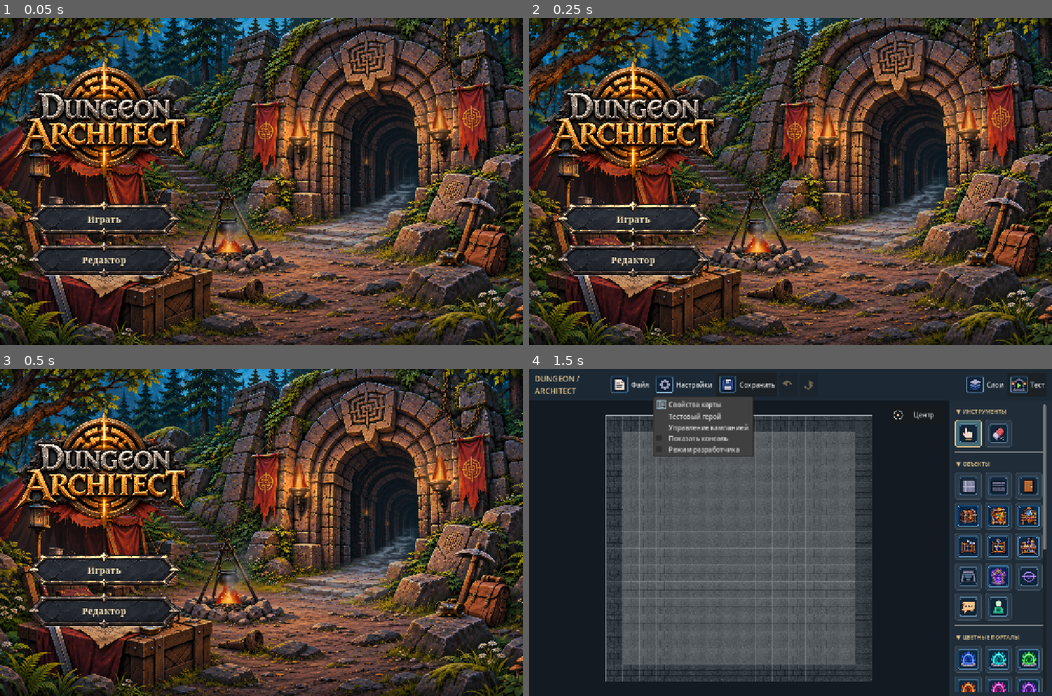
Above: before the commit, frames 1-4 (two rows, left to right).
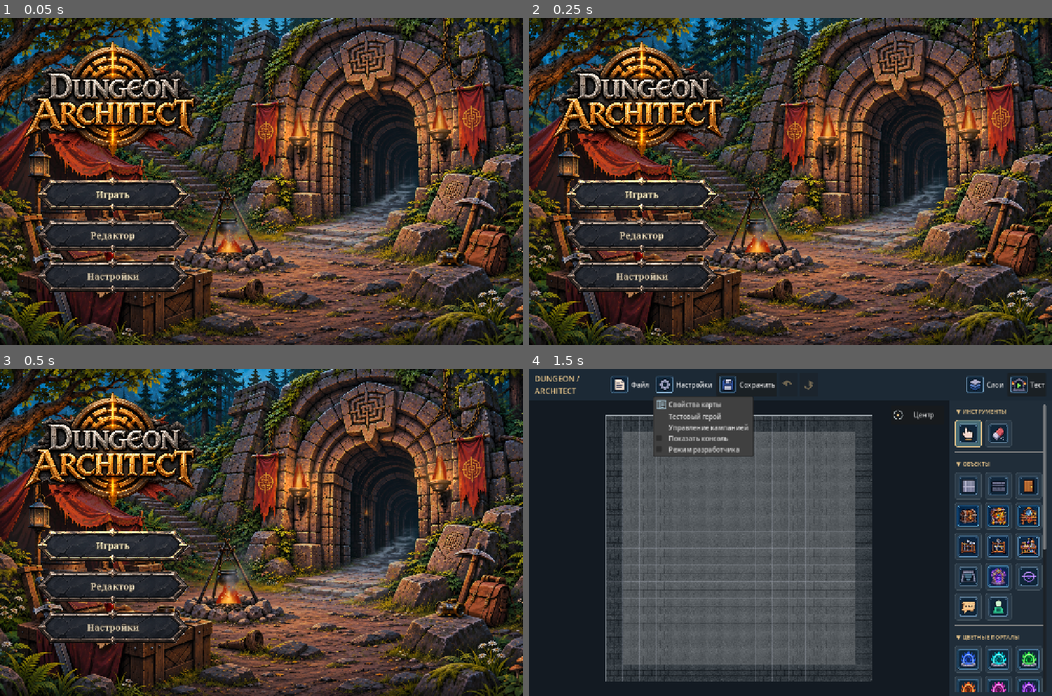
Above: after the commit, the same moments.

Repository: Warpreaktor/Dungeon-Architect
Game: Godot game, scene res://scenes/app.tscn
The game is run twice, just before and just after one commit, with the same random seed, the same clock (stepped at 60 frames per second) and the same inputs.
Inputs:
- Up to frame 1 (0.05 s): no input
- Up to frame 2 (0.25 s): no input
- Up to frame 3 (0.5 s): no input
- Up to frame 4 (1.5 s): click "Редактор" at 0.5 s; click "Настройки" at 1.25 s

The runs differ from the first frame. In frame 1, 15% of the frame differs, in the area x 2-39%, y 7-85%; in frame 2, 16%; in frame 3, 16%; in frame 4, nothing differs.

Commit message:
Добавить музыкальное сопровождение и настройки звука

Diff:
--- /dev/null
+++ b/default_bus_layout.tres
@@ -0,0 +1,33 @@
+[gd_resource type="AudioBusLayout" format=3]
+
+[resource]
+bus/0/name = &"Master"
+bus/0/solo = false
+bus/0/mute = false
+bus/0/bypass_fx = false
+bus/0/volume_db = 0.0
+bus/0/send = &""
+bus/1/name = &"Music"
+bus/1/solo = false
+bus/1/mute = false
+bus/1/bypass_fx = false
+bus/1/volume_db = -3.74173
+bus/1/send = &"Master"
+bus/2/name = &"Ambience"
+bus/2/solo = false
+bus/2/mute = false
+bus/2/bypass_fx = false
+bus/2/volume_db = -1.9382
+bus/2/send = &"Master"
+bus/3/name = &"SFX"
+bus/3/solo = false
+bus/3/mute = false
+bus/3/bypass_fx = false
+bus/3/volume_db = -0.91515
+bus/3/send = &"Master"
+bus/4/name = &"UI"
+bus/4/solo = false
+bus/4/mute = false
+bus/4/bypass_fx = false
+bus/4/volume_db = -3.09804
+bus/4/send = &"Master"
--- a/project.godot
+++ b/project.godot
@@ -14,6 +14,14 @@
 config/description="Редактор клеточных подземелий"
 run/main_scene="res://scenes/app.tscn"
 config/features=PackedStringArray("4.7")
+
+[autoload]
+
+AudioManager="*res://scripts/audio/audio_manager.gd"
+
+[audio]
+
+buses/gui_theme_bus="UI"
 
 [display]
 
--- a/scenes/main_menu.tscn
+++ b/scenes/main_menu.tscn
@@ -190,6 +190,16 @@
 theme_override_font_sizes/font_size = 22
 text = "Редактор"
 
+[node name="AudioSettingsButton" type="Button" parent="SafeArea/Center/Card/Padding/Content/HomeActions"]
+unique_name_in_owner = true
+custom_minimum_size = Vector2(240, 56)
+layout_mode = 2
+focus_mode = 2
+script = ExtResource("9_stone_button")
+theme_override_fonts/font = SubResource("SystemFont_campaign_names")
+theme_override_font_sizes/font_size = 22
+text = "Настройки"
+
 [node name="PlayActions" type="VBoxContainer" parent="SafeArea/Center/Card/Padding/Content"]
 unique_name_in_owner = true
 visible = false
--- a/scripts/app.gd
+++ b/scripts/app.gd
@@ -21,6 +21,9 @@
 
 
 func _open_menu() -> void:
+	var audio: GameAudioManager = GameAudioManager.instance(get_tree())
+	if audio != null:
+		audio.play_music(GameAudioManager.MENU_MUSIC)
 	var screen := MENU_SCENE.instantiate() as MainMenu
 	screen.editor_requested.connect(_open_editor)
 	screen.game_requested.connect(_open_game)
@@ -29,12 +32,18 @@
 
 
 func _open_editor() -> void:
+	var audio: GameAudioManager = GameAudioManager.instance(get_tree())
+	if audio != null:
+		audio.stop_music()
 	var editor := EDITOR_SCENE.instantiate() as Control
 	editor.connect("menu_requested", _open_menu)
 	_show_screen(editor)
 
 
 func _open_game(data: DungeonMap, hero_ids: Array[String], campaign: CampaignDefinition) -> void:
+	var audio: GameAudioManager = GameAudioManager.instance(get_tree())
+	if audio != null:
+		audio.play_music(GameAudioManager.EXPLORATION_MUSIC)
 	var game := EDITOR_SCENE.instantiate() as Control
 	game.call("configure_for_game", data, hero_ids, campaign)
 	game.connect("menu_requested", _open_menu)
@@ -42,6 +51,9 @@
 
 
 func _open_resumed_game(session: GameSession) -> void:
+	var audio: GameAudioManager = GameAudioManager.instance(get_tree())
+	if audio != null:
+		audio.play_music(GameAudioManager.EXPLORATION_MUSIC)
 	var game := EDITOR_SCENE.instantiate() as Control
 	game.call("configure_for_resume", session)
 	game.connect("menu_requested", _open_menu)
--- /dev/null
+++ b/scripts/audio/audio_manager.gd
@@ -0,0 +1,163 @@
+class_name GameAudioManager
+extends Node
+
+signal volume_changed(channel: StringName, value: float)
+
+const CHANNELS: Array[StringName] = [&"Master", &"Music", &"Ambience", &"SFX", &"UI"]
+const MENU_MUSIC := "res://assets/audio/music/main_menu.mp3"
+const EXPLORATION_MUSIC := "res://assets/audio/music/exploration.ogg"
+const SETTINGS_PATH := "user://audio_settings.cfg"
+const FADE_SECONDS := 0.8
+const SILENT_DB := -80.0
+
+var _players: Array[AudioStreamPlayer] = []
+var _paths: Array[String] = ["", ""]
+var _target_path := ""
+var _fade: Tween
+var _settings := ConfigFile.new()
+
+
+static func instance(tree: SceneTree) -> GameAudioManager:
+	return tree.root.get_node_or_null("AudioManager") as GameAudioManager
+
+
+func _ready() -> void:
+	process_mode = Node.PROCESS_MODE_ALWAYS
+	_settings.load(SETTINGS_PATH)
+	for channel in CHANNELS:
+		var value: Variant = _settings.get_value("volume", String(channel), channel_volume(channel))
+		if value is float or value is int:
+			set_channel_volume(channel, float(value), false)
+	for index in range(2):
+		var player := AudioStreamPlayer.new()
+		player.name = "Music%d" % (index + 1)
+		player.bus = &"Music"
+		player.volume_db = SILENT_DB
+		add_child(player)
+		_players.append(player)
+
+
+func channel_volume(channel: StringName) -> float:
+	var index: int = AudioServer.get_bus_index(channel)
+	if index < 0 or AudioServer.is_bus_mute(index):
+		return 0.0
+	return clampf(db_to_linear(AudioServer.get_bus_volume_db(index)), 0.0, 1.0)
+
+
+func set_channel_volume(channel: StringName, value: float, persist: bool = true) -> void:
+	var index: int = AudioServer.get_bus_index(channel)
+	if not CHANNELS.has(channel) or index < 0 or not is_finite(value):
+		return
+	value = clampf(value, 0.0, 1.0)
+	AudioServer.set_bus_volume_db(index, linear_to_db(maxf(value, 0.0001)))
+	AudioServer.set_bus_mute(index, is_zero_approx(value))
+	if persist:
+		_settings.set_value("volume", String(channel), value)
+		_settings.save(SETTINGS_PATH)
+	volume_changed.emit(channel, value)
+
+
+func play_music(path: String, fade_seconds: float = FADE_SECONDS) -> bool:
+	if path.is_empty():
+		stop_music(fade_seconds)
+		return true
+	var target: int = _playing_index(path)
+	if target >= 0 and _target_path == path:
+		return true
+	if target < 0:
+		var stream: AudioStream = _load_music(path)
+		if stream == null:
+			stop_music(fade_seconds)
+			return false
+		target = _available_player()
+		_cancel_fade()
+		var player: AudioStreamPlayer = _players[target]
+		player.stop()
+		player.stream = stream
+		player.volume_db = SILENT_DB
+		_paths[target] = path
+		player.play()
+	_target_path = path
+	_transition(target, fade_seconds)
+	return true
+
+
+func stop_music(fade_seconds: float = FADE_SECONDS) -> void:
+	if _target_path.is_empty() and _fade != null and fade_seconds > 0.0:
+		return
+	_target_path = ""
+	_transition(-1, fade_seconds if _has_music() else 0.0)
+
+
+func _load_music(path: String) -> AudioStream:
+	if not ResourceLoader.exists(path, "AudioStream"):
+		return null
+	var stream := ResourceLoader.load(path, "AudioStream") as AudioStream
+	if stream is AudioStreamMP3:
+		var mp3 := stream.duplicate() as AudioStreamMP3
+		mp3.loop = true
+		mp3.loop_offset = 0.0
+		return mp3
+	if stream is AudioStreamOggVorbis:
+		var ogg := stream.duplicate() as AudioStreamOggVorbis
+		ogg.loop = true
+		ogg.loop_offset = 0.0
+		return ogg
+	return null
+
+
+func _playing_index(path: String) -> int:
+	for index in range(_players.size()):
+		if _paths[index] == path and _players[index].playing:
+			return index
+	return -1
+
+
+func _available_player() -> int:
+	for index in range(_players.size()):
+		if not _players[index].playing:
+			return index
+	return 0 if _players[0].volume_db <= _players[1].volume_db else 1
+
+
+func _has_music() -> bool:
+	for player in _players:
+		if player.playing:
+			return true
+	return false
+
+
+func _cancel_fade() -> void:
+	if _fade != null:
+		_fade.kill()
+		_fade = null
+
+
+func _transition(target: int, duration: float) -> void:
+	_cancel_fade()
+	if duration <= 0.0:
+		_finish_transition(target)
+		return
+	_fade = create_tween().set_parallel(true)
+	for index in range(_players.size()):
+		var player: AudioStreamPlayer = _players[index]
+		if player.playing:
+			_fade.tween_method(_set_player_gain.bind(player), db_to_linear(player.volume_db), 1.0 if index == target else 0.0, duration)
+	_fade.chain().tween_callback(_finish_transition.bind(target))
+
+
+func _set_player_gain(gain: float, player: AudioStreamPlayer) -> void:
+	player.volume_db = linear_to_db(maxf(gain, 0.0001))
+
+
+func _finish_transition(target: int) -> void:
+	for index in range(_players.size()):
+		var player: AudioStreamPlayer = _players[index]
+		if index == target:
+			player.volume_db = 0.0
+		else:
+			player.stop()
+			player.stream = null
+			player.volume_db = SILENT_DB
+			_paths[index] = ""
+	_fade = null
--- a/scripts/editor.gd
+++ b/scripts/editor.gd
@@ -3225,6 +3225,7 @@
 		var moving_session: GameSession = game_session
 		var previous_pos: Vector2i = moving_session.player_pos
 		var shot := AudioStreamPlayer.new()
+		shot.bus = &"SFX"
 		shot.stream = DOOR_CROSSBOW_SOUND
 		add_child(shot)
 		shot.finished.connect(shot.queue_free)
--- a/scripts/game_system_menu.gd
+++ b/scripts/game_system_menu.gd
@@ -39,7 +39,12 @@
 	margins.add_theme_constant_override("margin_right", 20)
 	margins.add_theme_constant_override("margin_top", 18)
 	margins.add_theme_constant_override("margin_bottom", 18)
-	_settings_popup.add_child(margins)
+	var scroll := ScrollContainer.new()
+	scroll.horizontal_scroll_mode = ScrollContainer.SCROLL_MODE_DISABLED
+	_settings_popup.add_child(scroll)
+	scroll.set_anchors_and_offsets_preset(Control.PRESET_FULL_RECT)
+	margins.size_flags_horizontal = Control.SIZE_EXPAND_FILL
+	scroll.add_child(margins)
 	var column := VBoxContainer.new()
 	column.add_theme_constant_override("separation", 12)
 	margins.add_child(column)
@@ -55,6 +60,9 @@
 	_open_map_button.text = "Открытая карта"
 	_open_map_button.toggled.connect(func(enabled: bool) -> void: test_open_map_changed.emit(enabled))
 	column.add_child(_open_map_button)
+	column.add_child(HSeparator.new())
+	var audio_controls := AudioVolumeControls.new()
+	column.add_child(audio_controls)
 
 
 func open_for(standalone: bool, open_map: bool = false, console_open: bool = false, can_save: bool = false) -> void:
@@ -94,7 +102,7 @@
 
 
 func _open_settings() -> void:
-	_settings_popup.popup_centered(Vector2i(330, 180))
+	_settings_popup.popup_centered_clamped(Vector2i(360, 480), 0.94)
 
 
 func _resize_card() -> void:
--- a/scripts/main_menu.gd
+++ b/scripts/main_menu.gd
@@ -50,10 +50,13 @@
 var _thumbnails: Array[Texture2D] = []
 var _panel_style := StyleBoxFlat.new()
 var _menu_style := StyleBoxEmpty.new()
+var _audio_dialog: AcceptDialog
 
 
 func _ready() -> void:
 	%PlayButton.pressed.connect(_open_play_menu)
+	%AudioSettingsButton.pressed.connect(_open_audio_settings)
+	_build_audio_settings()
 	%CampaignButton.pressed.connect(func() -> void: _open_library(LIBRARY_CAMPAIGNS))
 	%PlayBackButton.pressed.connect(_back_to_home)
 	%PersonalMapsButton.pressed.connect(func() -> void: _open_library(LIBRARY_PERSONAL))
@@ -74,6 +77,24 @@
 	%PlayButton.grab_focus()
 
 
+func _build_audio_settings() -> void:
+	_audio_dialog = AcceptDialog.new()
+	_audio_dialog.name = "AudioSettingsDialog"
+	_audio_dialog.title = "Настройки звука"
+	_audio_dialog.ok_button_text = "Закрыть"
+	var scroll := ScrollContainer.new()
+	scroll.horizontal_scroll_mode = ScrollContainer.SCROLL_MODE_DISABLED
+	_audio_dialog.add_child(scroll)
+	var controls := AudioVolumeControls.new()
+	controls.size_flags_horizontal = Control.SIZE_EXPAND_FILL
+	scroll.add_child(controls)
+	add_child(_audio_dialog)
+
+
+func _open_audio_settings() -> void:
+	_audio_dialog.popup_centered_clamped(Vector2i(360, 430), 0.94)
+
+
 func _update_selection_screen() -> void:
 	$SafeArea.visible = not _hero_selection.visible
 	_apply_menu_chrome()
@@ -122,14 +143,40 @@
 		var center_x: float = _artwork.position.x + artwork_width * 0.23
 		right_margin = maxi(margin, roundi(available.x + margin - 2.0 * center_x))
 	if menu_mode:
-		bottom_margin = clampi(roundi(available.y * 0.13), 54, 140)
+		bottom_margin = clampi(roundi(available.y * 0.13), 12, 140)
+		var actions: VBoxContainer = _home if _home.visible else _play_actions
+		var action_count: int = 0
+		for child in actions.get_children():
+			if child is Button and child.visible:
+				action_count += 1
+		var compact_width: float = maxf(284.0, available.y * 0.62 / maxf(1.0, float(action_count)) * StoneMenuButton.STONE.get_size().aspect() + 44.0)
+		card_width = minf(card_width, compact_width)
+		if side_menu:
+			var desired_center: float = _artwork.position.x + _background.texture.get_width() * _artwork.scale.x * 0.23
+			var safe_center: float = clampf(desired_center, margin + card_width * 0.5, available.x - margin - card_width * 0.5)
+			right_margin = maxi(margin, roundi(available.x + margin - 2.0 * safe_center))
+		var actions_height: float = action_count * clampf(ceilf((card_width - 44.0) / StoneMenuButton.STONE.get_size().aspect()), StoneMenuButton.MIN_TOUCH_HEIGHT, StoneMenuButton.MAX_HEIGHT) + maxi(0, action_count - 1) * actions.get_theme_constant("separation")
+		bottom_margin = mini(bottom_margin, maxi(12, floori(available.y - actions_height - 125.0)))
 	_safe_area.add_theme_constant_override("margin_top", top_margin)
 	_safe_area.add_theme_constant_override("margin_bottom", bottom_margin)
 	_safe_area.add_theme_constant_override("margin_right", right_margin)
 	_card.custom_minimum_size.x = card_width
 	var logo_aspect: float = _logo.texture.get_width() / _logo.texture.get_height() if _logo.texture != null and _logo.texture.get_height() > 0.0 else 1.5
-	var logo_width: float = clampf(card_width * 0.86, 300.0, 520.0)
-	var logo_height: float = clampf(logo_width / logo_aspect, 120.0, 360.0)
+	var logo_width: float = maxf(1.0, minf(card_width - 44.0, minf(card_width * 0.86, 520.0)))
+	var logo_height: float = minf(logo_width / logo_aspect, 360.0)
+	if menu_mode:
+		var actions: VBoxContainer = _home if _home.visible else _play_actions
+		var reserved: float = 57.0
+		var count: int = 0
+		for child in actions.get_children():
+			if child is Control and child.visible:
+				if child is StoneMenuButton:
+					reserved += clampf(ceilf((card_width - 44.0) / StoneMenuButton.STONE.get_size().aspect()), StoneMenuButton.MIN_TOUCH_HEIGHT, StoneMenuButton.MAX_HEIGHT)
+				else:
+					reserved += child.get_combined_minimum_size().y
+				count += 1
+		reserved += maxi(0, count - 1) * actions.get_theme_constant("separation")
+		logo_height = maxf(20.0, minf(logo_height, available.y - top_margin - bottom_margin - reserved))
 	_logo.custom_minimum_size = Vector2(logo_width, logo_height)
 	_map_list.custom_minimum_size.y = clampf(available.y * 0.41, 120.0, 320.0)
 	_map_list.max_columns = clampi(floori((_card.custom_minimum_size.x - 48.0) / 215.0), 1, 3)
--- /dev/null
+++ b/scripts/ui/audio_volume_controls.gd
@@ -0,0 +1,56 @@
+class_name AudioVolumeControls
+extends VBoxContainer
+
+const LABELS := {
+	&"Master": "Общая громкость",
+	&"Music": "Музыка",
+	&"Ambience": "Окружение",
+	&"SFX": "Звуковые эффекты",
+	&"UI": "Интерфейс"
+}
+
+var _manager: GameAudioManager
+var _sliders: Dictionary = {}
+var _values: Dictionary = {}
+
+
+func _ready() -> void:
+	_manager = GameAudioManager.instance(get_tree())
+	if _manager == null:
+		hide()
+		return
+	add_theme_constant_override("separation", 6)
+	for channel in GameAudioManager.CHANNELS:
+		var row := HBoxContainer.new()
+		add_child(row)
+		var label := Label.new()
+		label.text = LABELS[channel]
+		label.size_flags_horizontal = Control.SIZE_EXPAND_FILL
+		row.add_child(label)
+		var value_label := Label.new()
+		value_label.horizontal_alignment = HORIZONTAL_ALIGNMENT_RIGHT
+		row.add_child(value_label)
+		var slider := HSlider.new()
+		slider.min_value = 0.0
+		slider.max_value = 100.0
+		slider.step = 1.0
+		slider.custom_minimum_size.y = 30.0
+		slider.size_flags_horizontal = Control.SIZE_EXPAND_FILL
+		add_child(slider)
+		_sliders[channel] = slider
+		_values[channel] = value_label
+		_update_volume(channel, _manager.channel_volume(channel))
+		slider.value_changed.connect(_on_slider_changed.bind(channel))
+	_manager.volume_changed.connect(_update_volume)
+
+
+func _on_slider_changed(value: float, channel: StringName) -> void:
+	_manager.set_channel_volume(channel, value / 100.0)
+
+
+func _update_volume(channel: StringName, value: float) -> void:
+	var slider: HSlider = _sliders[channel]
+	var label: Label = _values[channel]
+	var percent: int = roundi(value * 100.0)
+	slider.set_value_no_signal(percent)
+	label.text = "%d%%" % percent
--- /dev/null
+++ b/tests/test_audio_manager.gd
@@ -0,0 +1,47 @@
+extends SceneTree
+
+
+func _initialize() -> void:
+	call_deferred("_run")
+
+
+func _run() -> void:
+	var manager: GameAudioManager = GameAudioManager.instance(self)
+	assert(manager != null)
+	assert(manager._players.size() == 2)
+	for channel in GameAudioManager.CHANNELS:
+		var index: int = AudioServer.get_bus_index(channel)
+		assert(index >= 0)
+		if channel != &"Master":
+			assert(AudioServer.get_bus_send(index) == &"Master")
+	for player in manager._players:
+		assert(player.bus == &"Music")
+	assert(not manager.play_music("res://assets/audio/music/missing_test_track.mp3", 0.0))
+	assert(manager._target_path.is_empty())
+	assert(not manager._has_music())
+	if ResourceLoader.exists(GameAudioManager.MENU_MUSIC):
+		var stream := manager._load_music(GameAudioManager.MENU_MUSIC) as AudioStreamMP3
+		assert(stream != null and stream.loop and is_zero_approx(stream.loop_offset))
+		assert(manager.play_music(GameAudioManager.MENU_MUSIC, 0.0))
+		assert(manager._target_path == GameAudioManager.MENU_MUSIC)
+		manager.stop_music(0.0)
+		assert(manager._target_path.is_empty() and not manager._has_music())
+	var controls := AudioVolumeControls.new()
+	root.add_child(controls)
+	assert(controls._sliders.size() == GameAudioManager.CHANNELS.size())
+	var original: float = manager.channel_volume(&"Music")
+	var music_bus: int = AudioServer.get_bus_index(&"Music")
+	var slider: HSlider = controls._sliders[&"Music"]
+	manager.set_channel_volume(&"Music", 0.0, false)
+	assert(AudioServer.is_bus_mute(music_bus) and is_zero_approx(slider.value))
+	manager.set_channel_volume(&"Music", 0.5, false)
+	assert(not AudioServer.is_bus_mute(music_bus))
+	assert(is_equal_approx(manager.channel_volume(&"Music"), 0.5))
+	assert(is_equal_approx(slider.value, 50.0))
+	manager.set_channel_volume(&"Music", 2.0, false)
+	assert(is_equal_approx(manager.channel_volume(&"Music"), 1.0))
+	manager.set_channel_volume(&"Music", original, false)
+	controls.queue_free()
+	await process_frame
+	print("Audio: optional music, bus routing and volume controls OK")
+	quit()
--- a/tests/test_main_menu_artwork.gd
+++ b/tests/test_main_menu_artwork.gd
@@ -52,7 +52,7 @@
 	assert(torch_left._flame_material != torch_right._flame_material)
 	assert(torch_left._flame_material.get_shader_parameter("speed") != torch_right._flame_material.get_shader_parameter("speed"))
 	var buttons: Array[StoneMenuButton] = []
-	for button_name in ["PlayButton", "EditorButton", "ContinueGameButton", "CampaignButton", "PersonalMapsButton", "PlayBackButton", "BackButton", "StartButton"]:
+	for button_name in ["PlayButton", "EditorButton", "AudioSettingsButton", "ContinueGameButton", "CampaignButton", "PersonalMapsButton", "PlayBackButton", "BackButton", "StartButton"]:
 		var button := menu.get_node("%" + button_name) as StoneMenuButton
 		assert(button != null and button.icon == null)
 		assert(button._stone.texture == StoneMenuButton.STONE)
Not shown, added: scripts/audio/audio_manager.gd.uid
Not shown, added: scripts/ui/audio_volume_controls.gd.uid
Not shown, added: tests/test_audio_manager.gd.uid
Not shown, added: assets/audio/ambience/.gitkeep
Not shown, added: assets/audio/music/.gitkeep
Not shown, added: assets/audio/music/main_menu.mp3
Not shown, added: assets/audio/sfx/.gitkeep
Not shown, added: assets/audio/ui/.gitkeep
Not shown, added: main-menu-animated-transitions.patch
